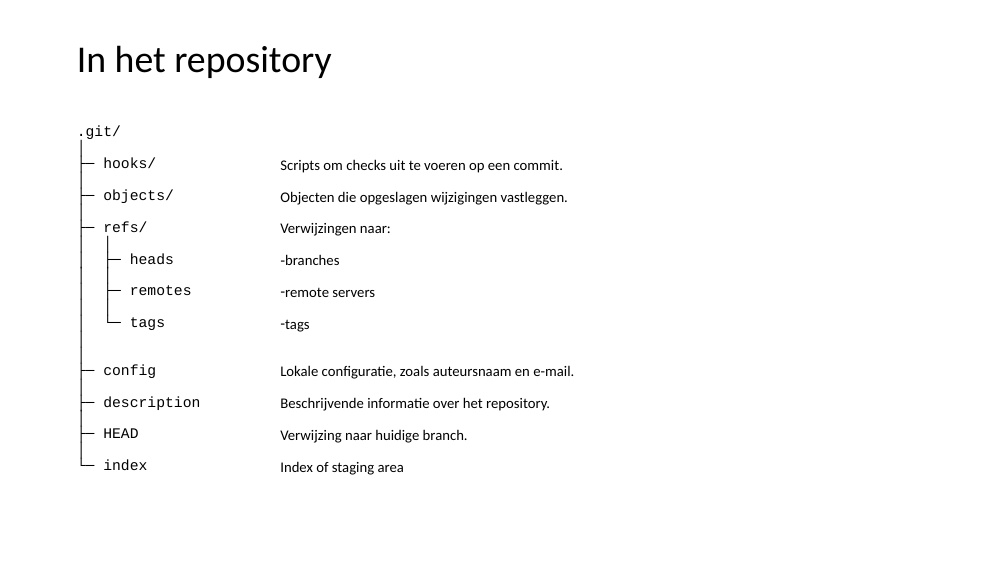
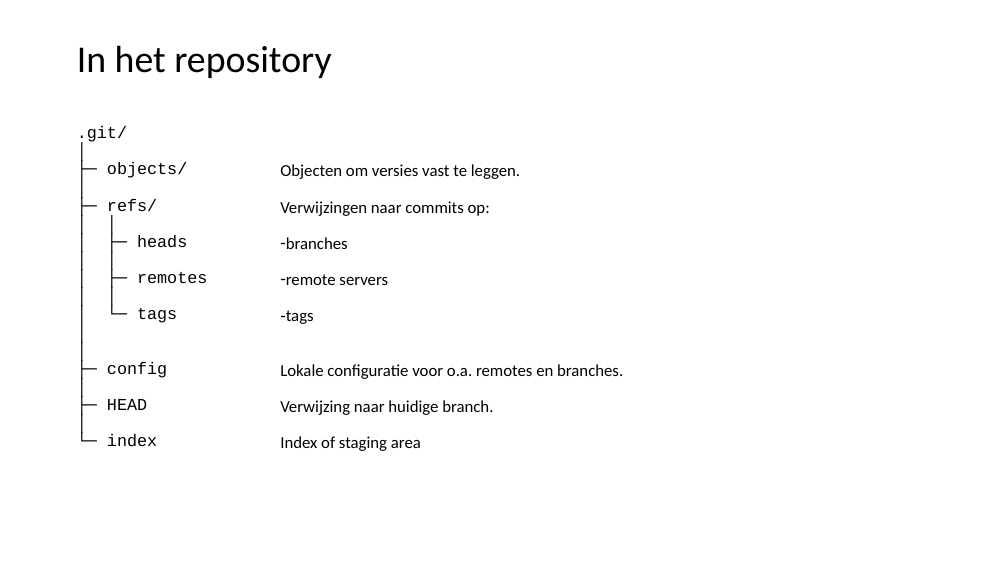
Before and after one commit to LFKoning/knowledge-sharing, a slide deck: slide 14 of git_course/1_basics/git_basic.pptx (slide 12 before the commit). Drawn at 1008x567 pixels with LibreOffice and Linux fonts; fonts in the diff are those of the drawing. Boxes give left, top, right and bottom in pixels: in the first picture for what was removed or moved away, otherwise in the second. Text is boxed around its words. In the diff, an @@ line names an element or a change of style, - is before the commit and + after.

```diff
--- a/git_course/1_basics/git_basic.pptx
+++ b/git_course/1_basics/git_basic.pptx
@@ text ".git/" at (77, 126, 207, 447): size 14 to 16 pt @@
@@ text at (103, 157, 156, 168): paragraphs removed @@
-│
-├─ hooks/
@@ text at (280, 164, 520, 216): text changed; size 14 to 16 pt @@
-Scripts om checks uit te voeren op een commit.
-Objecten die opgeslagen wijzigingen vastleggen.
-Verwijzingen naar:
+Objecten om versies vast te leggen.
+Verwijzingen naar commits op:
@@ text at (280, 237, 493, 451): size 14 to 16 pt in "branches", "remote servers", "tags", "Verwijzing naar huidige branch." and 1 more places @@
@@ text at (280, 364, 623, 379): text changed; size 14 to 16 pt @@
-Lokale configuratie, zoals auteursnaam en e-mail.
-Beschrijvende informatie over het repository.
+Lokale configuratie voor o.a. remotes en branches.
@@ text at (103, 396, 200, 410): paragraphs removed @@
-├─ description
-│
```
Also in this commit, not shown: 40 other slides changed, 10 slides added, 2 other files.
